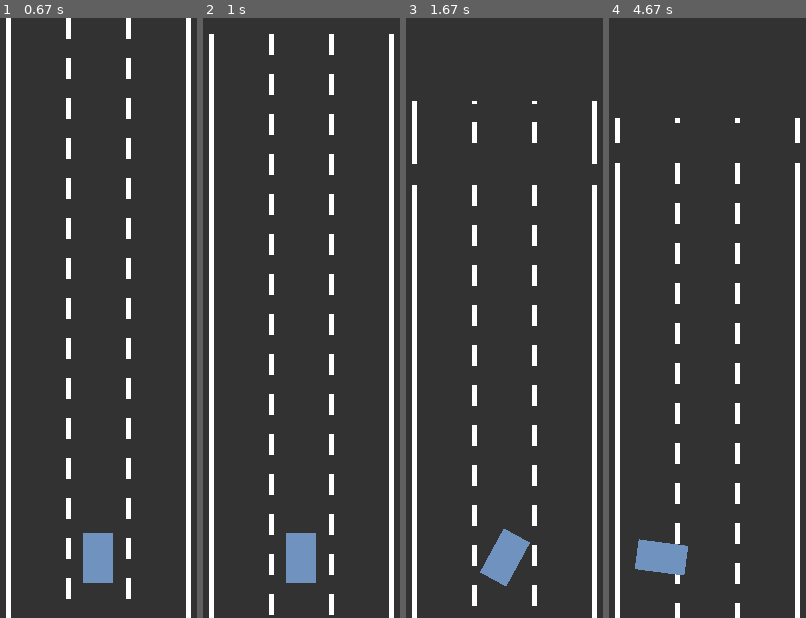
Above: before the commit, frames 1-4 (left to right).
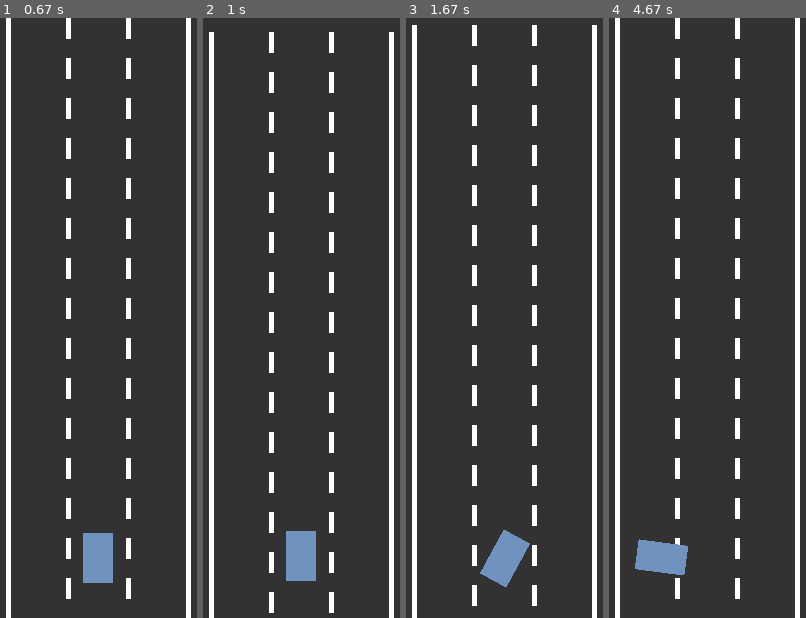
Above: after the commit, the same moments.

Repository: kc-raahi/self-driving-car-sim
Game: pygame game, started from car.py
The game is run twice, just before and just after one commit, with the same random seed, the same clock (stepped at 60 frames per second) and the same inputs.
Inputs:
- Up to frame 1 (0.67 s): hold Right from 0.33 s (still down)
- Up to frame 2 (1 s): release Right at 0.8 s; hold Up from 0.83 s (still down)
- Up to frame 3 (1.67 s): release Up at 1.3 s; hold Right from 1.33 s (still down)
- Up to frame 4 (4.67 s): release Right at 1.8 s; hold Down 2.4-2.7 s; hold Left 2.73-3.13 s; hold Up 3.17-3.53 s; hold Right 3.57-4.2 s; hold Down 4.23-4.6 s; hold Left from 4.63 s (still down)

Frame 1 is identical in both runs. In frame 2, 0.6% of the frame differs, in the area x 3-97%, y 2-100%; in frame 3, 1.8%; in frame 4, 4.6%, in the area x 3-97%, y 0-100%.

Commit message:
20230710 - road scrolling functionality

Diff:
--- a/car.py
+++ b/car.py
@@ -9,12 +9,14 @@
 SCREEN_HEIGHT = 600
 RAD_TO_DEG = (2 * math.pi) / 360
 INF = 100000
-LINE_COL = (255, 255, 255)  #white
-ROAD_COL = (50,50,50)       #dark gray
+LINE_COL = (255, 255, 255)  # white
+ROAD_COL = (50, 50, 50)  # dark gray
 LINE_WIDTH = 5
 DASH_HEIGHT = 20
 
-def lerp(a, b, t): return a + (b-a) * t
+
+def lerp(a, b, t): return a + (b - a) * t
+
 
 class Car:
     def __init__(self, x, y, traffic=False):
@@ -28,14 +30,14 @@
         self.right = False
         self.imgname = "driver.png" if not self.traffic else "traffic.png"
         self.img = pygame.image.load(self.imgname)
-        self.img.set_colorkey((0,0,0))
+        self.img.set_colorkey((0, 0, 0))
         self.width = self.img.get_width()
         self.height = self.img.get_height()
         self.angle = 0
         self.speed = 0
         self.acc = 0.2
         self.max_speed = 3 if not self.traffic else 2
-        self.center = [self.position[0]+CAR_SIZE_X/2, self.position[1]+CAR_SIZE_Y/2]
+        self.center = [self.position[0] + CAR_SIZE_X / 2, self.position[1] + CAR_SIZE_Y / 2]
         self.sensors = []
         self.drawing_sensors = []
         self.alive = True
@@ -60,12 +62,7 @@
         self.left = False
         self.right = True
 
-    def draw(self, screen):
-        img_copy = pygame.transform.rotate(self.img, self.angle)
-        screen.blit(img_copy, (self.x - int(img_copy.get_width()/2), self.y - int(img_copy.get_height()/2)))
-
-
-    def update(self):
+    def update_and_draw(self, my_road):
         if self.gas:
             self._accel()
         if self.rev:
@@ -78,8 +75,8 @@
         self.x += self.speed * math.sin(self.angle * RAD_TO_DEG)
         self._turn()
         img_copy = pygame.transform.rotate(self.img, self.angle)
-        screen.blit(img_copy, (self.x - int(img_copy.get_width() / 2), self.y - int(img_copy.get_height() / 2)))
-
+        y = self.y - my_road.y
+        screen.blit(img_copy, (self.x - int(img_copy.get_width() / 2), y - int(img_copy.get_height() / 2)))
 
     def _accel(self):
         if self.speed > self.max_speed * -1:
@@ -102,7 +99,6 @@
         if 0 < self.speed < 0.2:
             self.speed = 0
 
-
     def _turn(self):
         theta = 0
         if self.left:
@@ -112,6 +108,7 @@
         flip = 1 if self.speed <= 0 else -1
         self.angle += theta * flip
 
+
 class Line:
 
     def __init__(self, x, y, h):
@@ -119,68 +116,71 @@
         self.y = y
         self.h = h
 
+
 class Road:
     def __init__(self, x, width, lane_count=3):
         self.x = x
+        self.y = 0
         self.width = width
         self.lane_count = lane_count
-        self.left = x-width/2
-        self.right = x+width/2
+        self.left = x - width / 2
+        self.right = x + width / 2
         self.top = INF * -1
         self.bottom = INF
         self.lines = []
+
+    def move_viewport(self, car_y):
+        new_y = car_y - 0.9 * SCREEN_HEIGHT
+        delta = new_y - self.y
+        for line in self.lines:
+            line_y_new = line.y - delta
+            # keeps line within viewport
+            if line_y_new < new_y:
+                line_y_new = new_y + SCREEN_HEIGHT - (new_y - line_y_new)
+            if line_y_new > new_y + SCREEN_HEIGHT:
+                line_y_new = line_y_new - SCREEN_HEIGHT
+            line.y = line_y_new
+        self.y = new_y
 
     def set_lines(self):
         for i in range(self.lane_count + 1):
             x = lerp(self.left, self.right, i / self.lane_count)
             step = DASH_HEIGHT if i == 0 or i == self.lane_count else DASH_HEIGHT * 2
-            for j in range(0, SCREEN_HEIGHT, step):
+            for j in range(int(self.y), int(self.y) + SCREEN_HEIGHT, step):
                 self.lines.append(Line(x, j, DASH_HEIGHT))
 
     def draw(self, my_screen):
         for line in self.lines:
-            pygame.draw.line(my_screen, LINE_COL, (line.x, line.y), (line.x, line.y+DASH_HEIGHT), width=LINE_WIDTH)
-
+            line_v_y = line.y - self.y
+            pygame.draw.line(my_screen, LINE_COL, (line.x, line_v_y), (line.x, line_v_y + DASH_HEIGHT),
+                             width=LINE_WIDTH)
 
     def get_lane_center(self, lane_index):
         lane_width = self.width / self.lane_count
         return self.left + lane_width / 2 + lane_index * lane_width
 
-
-    #https://stackoverflow.com/questions/29582596/pygame-translate-surface-a-given-amount
+    # https://stackoverflow.com/questions/29582596/pygame-translate-surface-a-given-amount
     def scroll(self, my_screen, car):
         temp = my_screen.copy()
         my_screen.fill(ROAD_COL)
-        for line in self.lines:
-            line.y -= car.speed
-            if line.y > SCREEN_HEIGHT:
-                line.y = -DASH_HEIGHT
-                #print("Reset line")
-            if line.y < -DASH_HEIGHT:
-                line.y = SCREEN_HEIGHT
-        my_screen.blit(temp, (0, -car.y+SCREEN_HEIGHT * 0.9))
-
+        my_screen.blit(temp, (0, -car.y + SCREEN_HEIGHT * 0.9))
 
 
 if __name__ == "__main__":
     screen = pygame.display.set_mode((SCREEN_WIDTH, SCREEN_HEIGHT))
     pygame.display.set_caption("Self-Driving Car")
-    road = Road(SCREEN_WIDTH/2, SCREEN_WIDTH*0.9)
+    road = Road(SCREEN_WIDTH / 2, SCREEN_WIDTH * 0.9)
     road.set_lines()
-    driver = Car(road.get_lane_center(int(road.lane_count/2)), SCREEN_HEIGHT*0.9)   #int(lanes/2)+(width/lanes)
+    driver = Car(road.get_lane_center(int(road.lane_count / 2)), SCREEN_HEIGHT * 0.9)  # int(lanes/2)+(width/lanes)
     run = True
     clock = pygame.time.Clock()
 
     while run:
         clock.tick(60)
         screen.fill(ROAD_COL)
+        road.move_viewport(driver.y)
         road.draw(screen)
-        #print(road.lines[14].y)
-        driver.update()
-
-        #scroll fix attempt
-        scroller = driver.y % SCREEN_HEIGHT
-        road.scroll(screen, driver)
+        driver.update_and_draw(road)
 
         for event in pygame.event.get():
             if event.type == pygame.QUIT:
@@ -202,7 +202,6 @@
                 if event.key == pygame.K_RIGHT:
                     driver.right = False
 
-
         pygame.display.update()
 
     pygame.quit()
